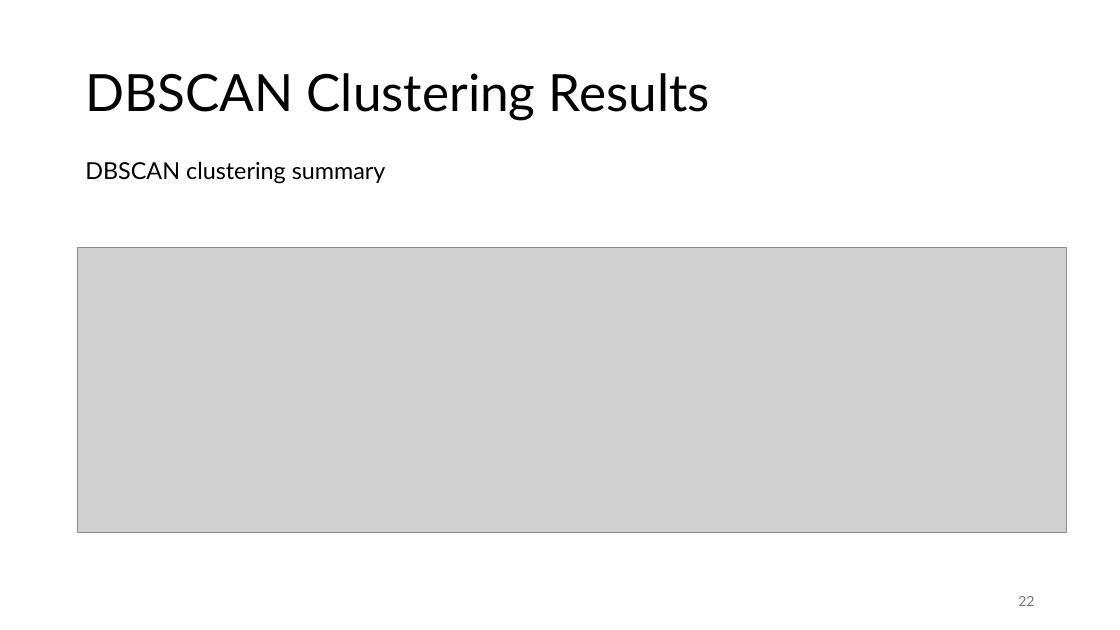
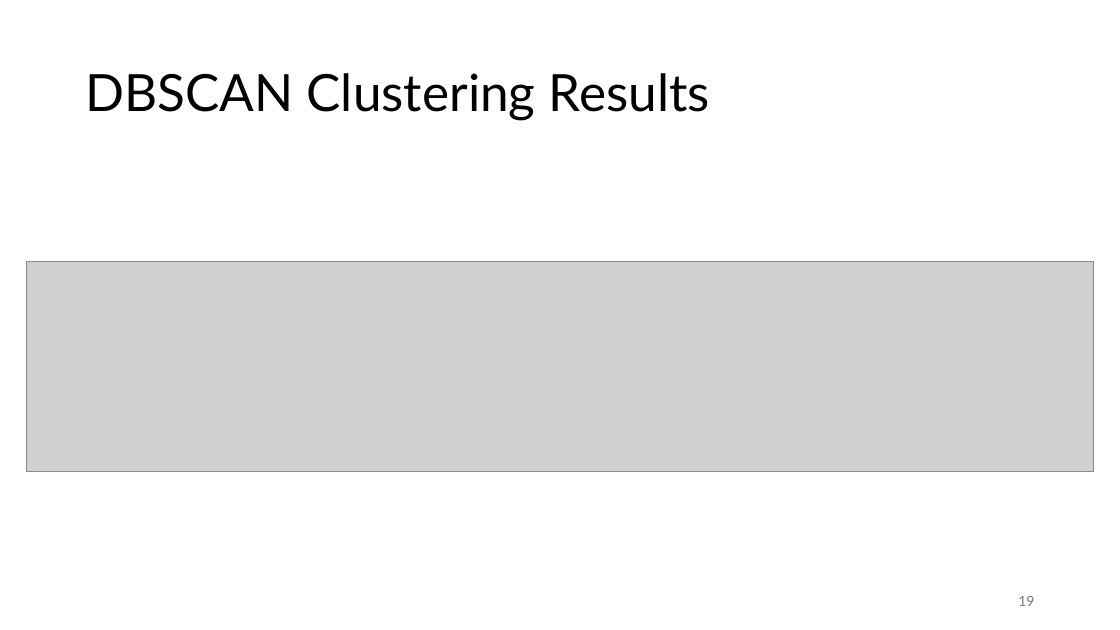
Before and after one commit to jonas-blum/data-mining-1, a slide deck: slide 19 of project/project-presentation-group51.pptx (slide 22 before the commit). Drawn at 1120x630 pixels with LibreOffice and Linux fonts; fonts in the diff are those of the drawing; grey boxes stand for pictures. Boxes give left, top, right and bottom in pixels: in the first picture for what was removed or moved away, otherwise in the second. Text is boxed around its words. In the diff, an @@ line names an element or a change of style, - is before the commit and + after.

```diff
--- a/project/project-presentation-group51.pptx
+++ b/project/project-presentation-group51.pptx
@@ text removed at (x1=85, y1=161, x2=386, y2=184) @@
-DBSCAN clustering summary
@@ picture resized from (x1=77, y1=247, x2=1067, y2=533) to (x1=27, y1=262, x2=1094, y2=472) @@
@@ page number at (x1=1018, y1=596, x2=1034, y2=606): text changed @@
-22
+19
```
Also in this commit, not shown: 11 other slides changed, 3 slides removed, 6 other files.
